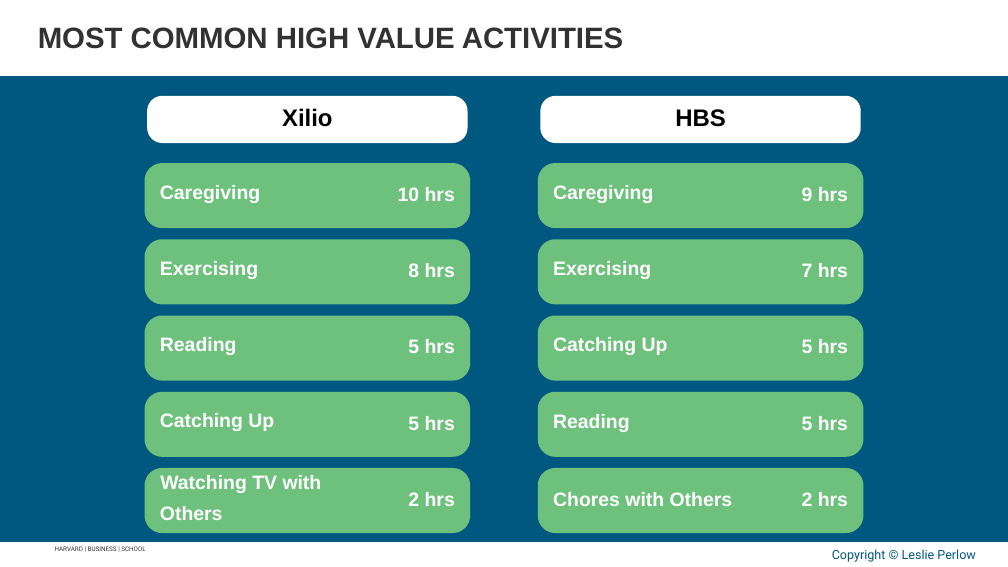
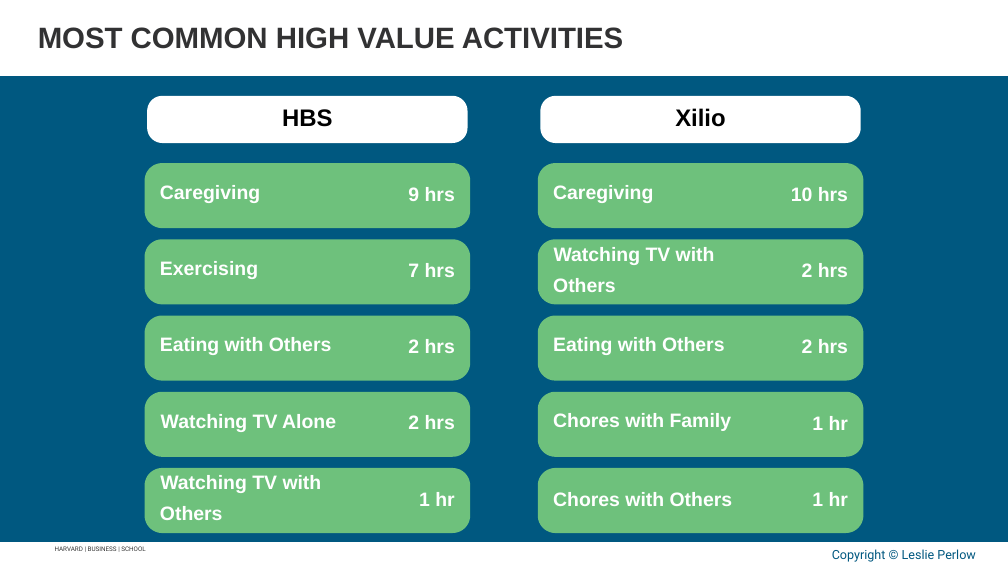
Before and after one commit to APPLITICS/lifematrix-deck-automation, a slide deck: slide 31 of outputs/generated_slides.pptx. Drawn at 1008x567 pixels with LibreOffice and Linux fonts; fonts in the diff are those of the drawing; background and template pictures are left out. Boxes give left, top, right and bottom in pixels: in the first picture for what was removed or moved away, otherwise in the second. Text is boxed around its words. In the diff, an @@ line names an element or a change of style, - is before the commit and + after.

```diff
--- a/outputs/generated_slides.pptx
+++ b/outputs/generated_slides.pptx
@@ text "HBS": place and size @@
-text "HBS" at [675, 109, 725, 127]
+text "HBS" at [282, 109, 332, 127]
@@ text "Xilio": place and size @@
-text "Xilio" at [282, 108, 332, 127]
+text "Xilio" at [675, 108, 725, 127]
@@ text removed at [398, 187, 455, 201] @@
-10 hrs
@@ text at [408, 187, 455, 201]: text changed @@
-8 hrs
+9 hrs
@@ text at [791, 187, 848, 201]: text changed @@
-7 hrs
+10 hrs
@@ text removed at [802, 187, 848, 201] @@
-9 hrs
@@ text at [408, 263, 455, 277]: text changed @@
-5 hrs
+7 hrs
@@ text at [554, 247, 715, 265]: text changed @@
-Exercising
+Watching TV with
@@ text at [802, 263, 848, 277]: text changed @@
-5 hrs
+2 hrs
@@ text at [553, 278, 616, 292]: text changed @@
-Catching Up
+Others
@@ text at [160, 337, 332, 355]: text changed @@
-Reading
+Eating with Others
@@ text at [408, 339, 455, 353]: text changed @@
-5 hrs
+2 hrs
@@ text at [802, 339, 848, 353]: text changed @@
-5 hrs
+2 hrs
@@ text at [161, 414, 336, 432]: text changed @@
-Catching Up
+Watching TV Alone
@@ text "2 hrs": place and size @@
-text "2 hrs" at [408, 492, 455, 506]
+text "2 hrs" at [408, 415, 455, 429]
@@ text removed at [553, 414, 630, 432] @@
-Reading
@@ text at [812, 416, 848, 430]: text changed @@
-2 hrs
+1 hr
@@ group added at [419, 337, 848, 506]: 4 texts @@
+Eating with Others
+Chores with Family
+1 hr
+1 hr
```
Also in this commit, not shown: 9 other slides changed, 1 slide added, 1 slide removed.
